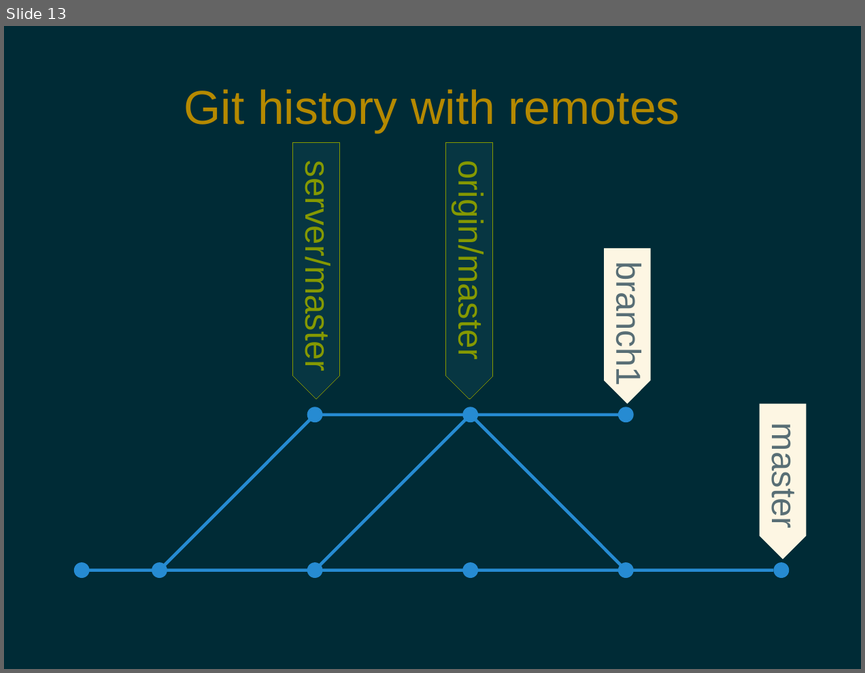
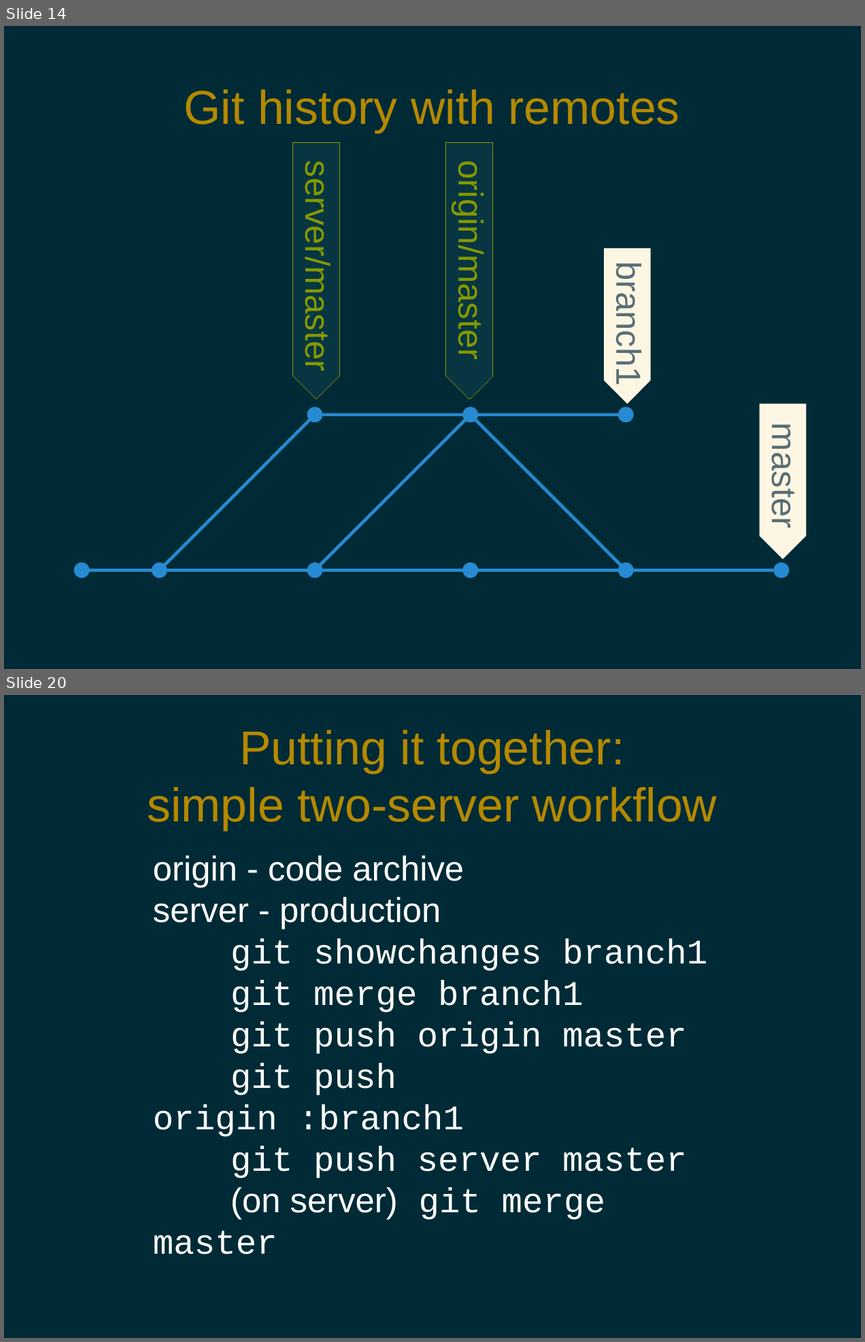
Before and after one commit to pdg137/gitpres, a slide deck: advanced.odp. Shown one above the other, each under a label of ours: slide 13 before the commit, slides 14 and 20 after it; the slides between them are not shown. The pictures are 865x673 and 865x1342 pixels, drawn with LibreOffice and Linux fonts; fonts in the diff are those of the drawing. Boxes give left, top, right and bottom in pixels: in the first picture for what was removed or moved away, otherwise in the second. Text is boxed around its words. In the diff, an @@ line names an element or a change of style, - is before the commit and + after.

```diff
--- a/advanced.odp
+++ b/advanced.odp
@@ slide 20 added at <box>4,695,861,1338</box>, background #002B36 @@
@@ title added at <box>147,730,717,830</box>, 44 pt, text #B58900 @@
+Putting it together:
+simple two-server workflow
@@ text added at <box>153,855,707,1255</box>, 32 pt, text #FFFFFF @@
+origin - code archive
+server - production
+git showchanges branch1
+git merge branch1
+git push origin master
+git push origin :branch1
+git push server master
+(on server) git merge master
@@ what was slide 13 is now slide 14 @@
```
Also in this commit, not shown: 2 slides changed, 5 other slides added, 1 slide removed.
